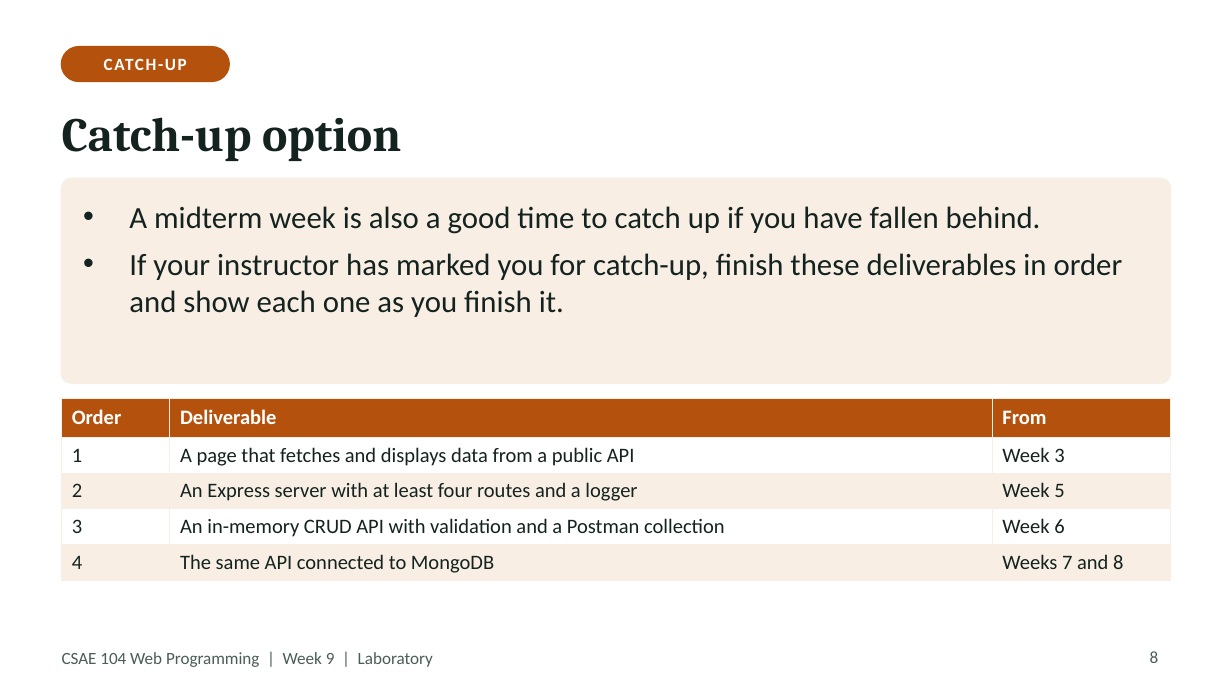
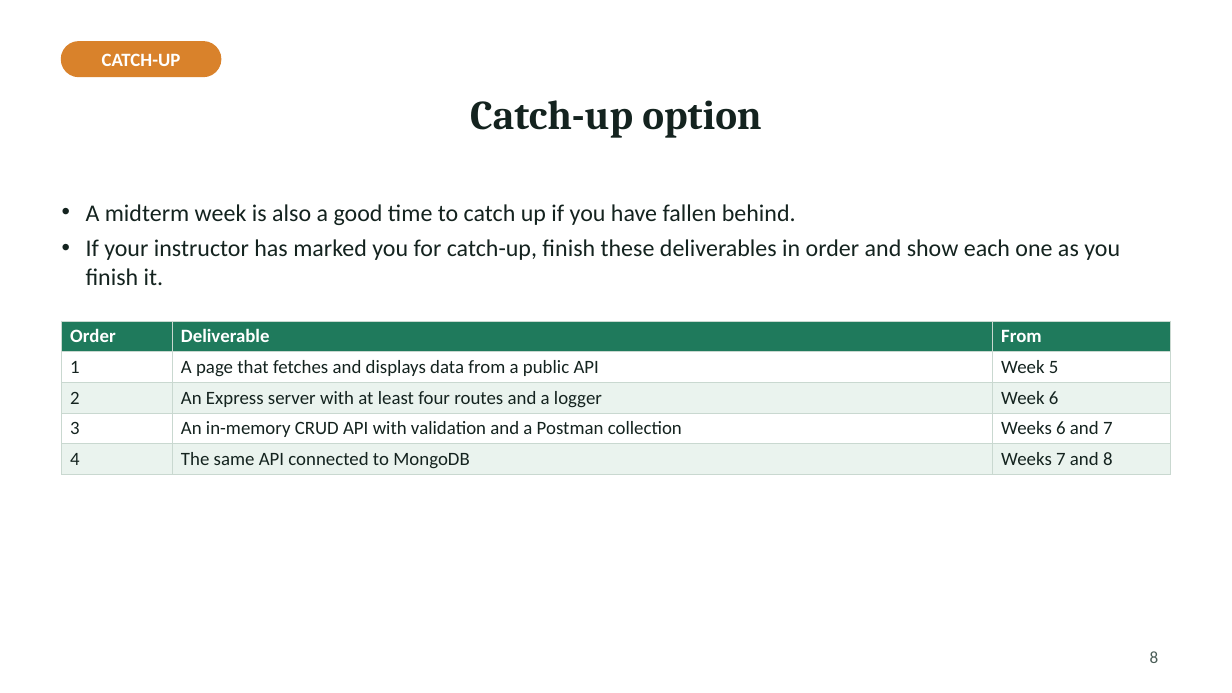
Before and after one commit to Haydzz9/sae104-site, a slide deck: slide 8 of downloads/laboratory/Week_09_Laboratory_Midterm.pptx. Drawn at 1232x693 pixels with LibreOffice and Linux fonts; fonts in the diff are those of the drawing. Boxes give left, top, right and bottom in pixels: in the first picture for what was removed or moved away, otherwise in the second. Text is boxed around its words. In the diff, an @@ line names an element or a change of style, - is before the commit and + after.

```diff
--- a/downloads/laboratory/Week_09_Laboratory_Midterm.pptx
+++ b/downloads/laboratory/Week_09_Laboratory_Midterm.pptx
@@ text "CATCH-UP" at (102,53,181,66): size 10 to 11 pt, letter spacing 1 to 0 pt @@
@@ rounded rectangle: place and size @@
-rounded rectangle at (62,47,229,81)
+rounded rectangle at (62,42,221,76)
@@ rounded rectangle at (62,42,221,76): fill #B4510C to #D9822B; outline #B4510C 1 pt to #D9822B 1 pt @@
@@ title "Catch-up option" at (470,100,762,138): size 28 to 24 pt; alignment left to centre; vertical alignment middle to top @@
@@ rounded rectangle removed at (62,179,1170,383) @@
@@ text "A midterm week is also ...": place and size @@
-text "A midterm week is also ..." at (129,206,1123,317)
+text "A midterm week is also ..." at (86,204,1120,285)
@@ text "A midterm week is also ..." at (86,204,1120,285): size 18 to 14 pt; indent changed; less space between paragraphs @@
@@ table at (62,320,1170,473) @@
-row 2, column 3: Week 3
+row 2, column 3: Week 5
-row 3, column 3: Week 5
+row 3, column 3: Week 6
-row 4, column 3: Week 6
+row 4, column 3: Weeks 6 and 7
@@ fill #B4510C to #1F7A5C in row 1 @@
@@ fill #F8EEE4 to #EAF3EE in 6 cells @@
@@ size 12 to 11 pt @@
@@ borders changed @@
@@ table: place and size @@
-table at (62,398,1170,577)
+table at (62,320,1170,473)
@@ text removed at (62,652,433,667) @@
-CSAE 104 Web Programming | Week 9 | Laboratory
```
Also in this commit, not shown: 7 other slides changed, 42 other files.
